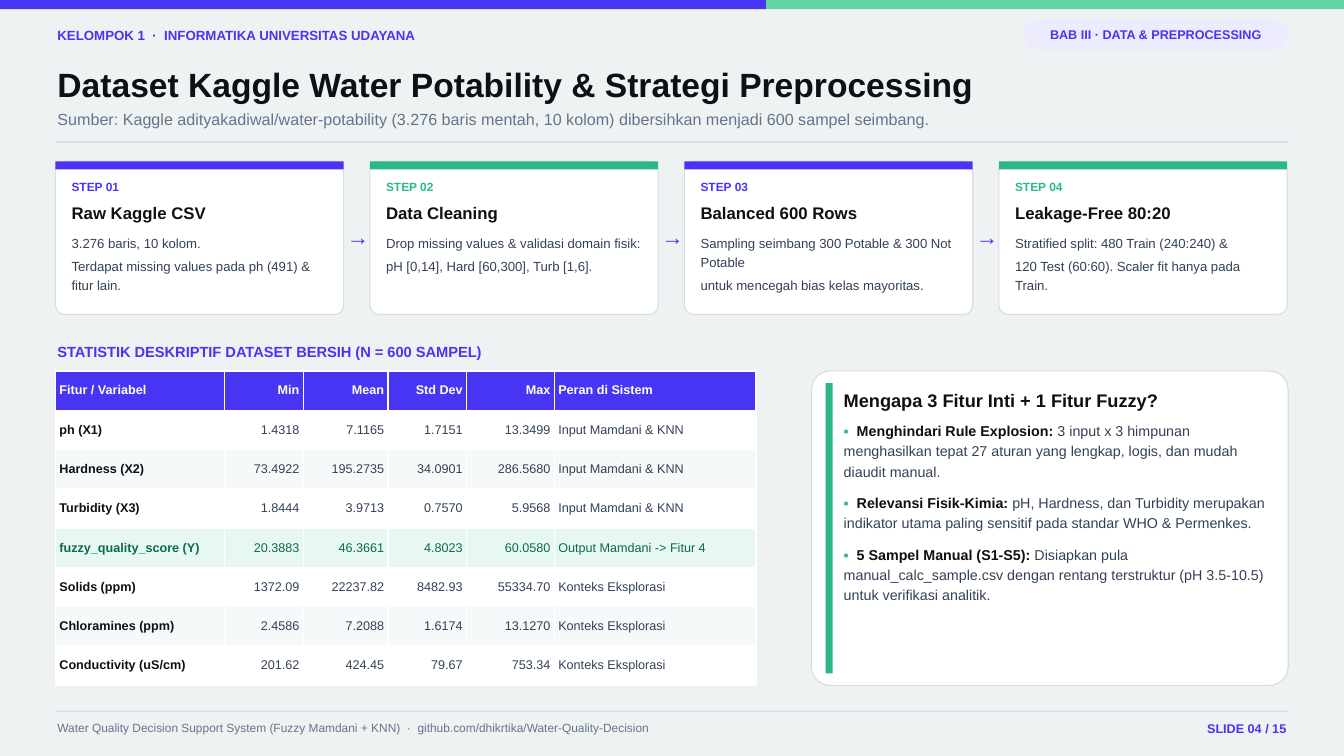
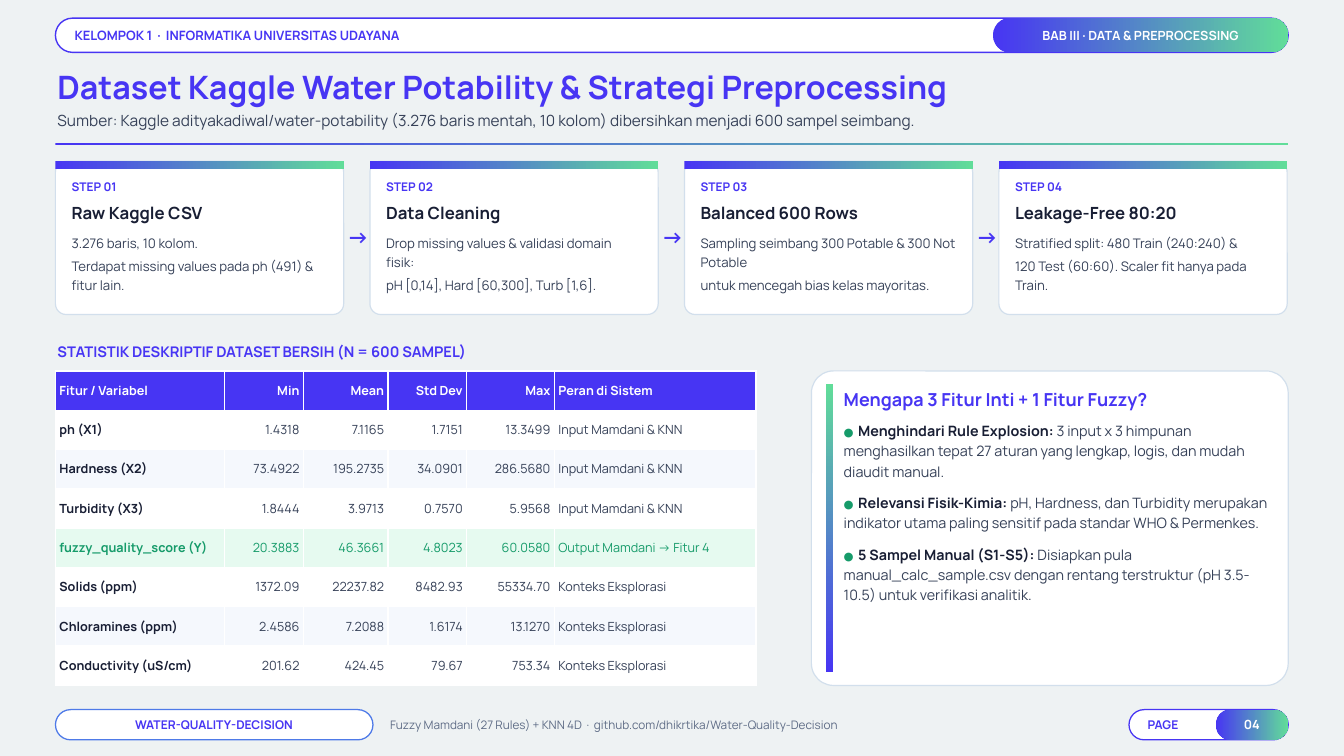
Before and after one commit to Niel-1/Water-Quality-Decision, a slide deck: slide 4 of docs/Presentasi_Final_Project_TLF_Kelompok_1.pptx. Drawn at 1344x756 pixels with LibreOffice and Linux fonts; fonts in the diff are those of the drawing; background and template pictures are left out. Boxes give left, top, right and bottom in pixels: in the first picture for what was removed or moved away, otherwise in the second. Text is boxed around its words. In the diff, an @@ line names an element or a change of style, - is before the commit and + after.

```diff
--- a/docs/Presentasi_Final_Project_TLF_Kelompok_1.pptx
+++ b/docs/Presentasi_Final_Project_TLF_Kelompok_1.pptx
@@ rectangle removed at bbox=[0, 0, 766, 9] @@
@@ rounded rectangle "KELOMPOK 1 · INFORMATIKA UNIVERSITAS ...": place and size @@
-rounded rectangle "KELOMPOK 1 · INFORMATIKA UNIVERSITAS ..." at bbox=[57, 30, 415, 40]
+rounded rectangle "KELOMPOK 1 · INFORMATIKA UNIVERSITAS ..." at bbox=[55, 18, 1289, 52]
@@ rounded rectangle "KELOMPOK 1 · INFORMATIKA UNIVERSITAS ..." at bbox=[55, 18, 1289, 52]: size 9.5 to 9.2 pt, font Arial to Manrope; line spacing 1.18 to 1; vertical alignment top to middle; fill none to #FFFFFF; outline none to #4735F3 1 pt @@
@@ rectangle removed at bbox=[766, 0, 1344, 9] @@
@@ rounded rectangle "BAB III · DATA & ...": place and size @@
-rounded rectangle "BAB III · DATA & ..." at bbox=[1023, 19, 1289, 49]
+rounded rectangle "BAB III · DATA & ..." at bbox=[993, 18, 1289, 52]
@@ rounded rectangle "BAB III · DATA & ..." at bbox=[993, 18, 1289, 52]: font Arial to Manrope, text colour #4735F3 to #FFFFFF; fill #EDEBFE to gradient #4735F3 to #61DD99 @@
@@ text "Dataset Kaggle Water Potability & ..." at bbox=[57, 75, 948, 107]: size 24 to 23 pt, font Arial to Manrope, text colour #0F1015 to #4735F3 @@
@@ text "Sumber: Kaggle adityakadiwal/water-potability (3.276 baris ..." at bbox=[57, 113, 915, 130]: size 11.5 to 11 pt, font Arial to Manrope, text colour #64748B to #364158 @@
@@ rectangle at bbox=[55, 143, 1289, 145]: fill #D3DFE5 to gradient #4735F3 to #61DD99 @@
@@ rectangle at bbox=[55, 161, 344, 169]: fill #4735F3 to gradient #4735F3 to #61DD99 @@
@@ text "STEP 02" at bbox=[386, 182, 433, 191]: font Arial to Manrope, text colour #2BB885 to #4735F3 @@
@@ rectangle at bbox=[685, 161, 973, 169]: fill #4735F3 to gradient #4735F3 to #61DD99 @@
@@ text "STEP 04" at bbox=[1015, 182, 1062, 191]: font Arial to Manrope, text colour #2BB885 to #4735F3 @@
@@ font Arial to Manrope, text colour #0F1015 to #181E34 in 4 elements at bbox=[72, 206, 202, 224], bbox=[386, 206, 501, 224], bbox=[701, 206, 858, 220], bbox=[1015, 206, 1177, 224] @@
@@ font Arial to Manrope in 6 elements at bbox=[72, 182, 117, 191], bbox=[701, 182, 748, 191], bbox=[57, 344, 466, 360], bbox=[345, 217, 370, 252], bbox=[659, 217, 685, 252], bbox=[974, 217, 999, 252] @@
@@ font Arial to Manrope, text colour #334155 to #364158 in 4 elements at bbox=[72, 238, 302, 290], bbox=[386, 238, 612, 293], bbox=[701, 238, 955, 294], bbox=[1015, 237, 1246, 290] @@
@@ table at bbox=[55, 371, 756, 686] @@
@@ fill #F6F9FA to #F5F8FD in 12 cells @@
@@ fill #E6F8F0 to #E6FAF0 in row 5 @@
@@ font Arial to Manrope @@
@@ text colour #0F1015 to #181E34 in "ph (X1)", "Hardness (X2)", "Turbidity (X3)", "Solids (ppm)" and 2 more places @@
@@ text colour #334155 to #364158 in "1.4318", "7.1165", "1.7151", "13.3499" and 26 more places @@
@@ text colour #0F6A49 to #169B6A in "fuzzy_quality_score (Y)", "20.3883", "46.3661", "4.8023" and 2 more places @@
@@ outline #D3DFE5 0.8 pt to #D2DFEC 0.85 pt; proportions changed in 5 elements at bbox=[55, 161, 344, 315], bbox=[370, 161, 658, 315], bbox=[685, 161, 973, 315], bbox=[999, 161, 1288, 315], bbox=[812, 371, 1289, 686] @@
@@ fill #2BB885 to gradient #4735F3 to #61DD99 in 3 elements at bbox=[370, 161, 658, 169], bbox=[999, 161, 1288, 169], bbox=[826, 384, 833, 673] @@
@@ text "Mengapa 3 Fitur Inti + ..." at bbox=[844, 393, 1148, 411]: size 13 to 12.8 pt, font Arial to Manrope, text colour #0F1015 to #4735F3 @@
@@ text at bbox=[844, 425, 1267, 602]: text changed; font Arial to Manrope; text colour #334155 to #364158 @@
-▪ Menghindari Rule Explosion: 3 input x 3 himpunan menghasilkan tepat 27 aturan yang lengkap, logis, dan mudah diaudit manual.
-▪ Relevansi Fisik-Kimia: pH, Hardness, dan Turbidity merupakan indikator utama paling sensitif pada standar WHO & Permenkes.
-▪ 5 Sampel Manual (S1-S5): Disiapkan pula manual_calc_sample.csv dengan rentang terstruktur (pH 3.5-10.5) untuk verifikasi analitik.
+● Menghindari Rule Explosion: 3 input x 3 himpunan menghasilkan tepat 27 aturan yang lengkap, logis, dan mudah diaudit manual.
+● Relevansi Fisik-Kimia: pH, Hardness, dan Turbidity merupakan indikator utama paling sensitif pada standar WHO & Permenkes.
+● 5 Sampel Manual (S1-S5): Disiapkan pula manual_calc_sample.csv dengan rentang terstruktur (pH 3.5-10.5) untuk verifikasi analitik.
@@ rectangle removed at bbox=[55, 711, 1289, 712] @@
@@ rounded rectangle added at bbox=[55, 710, 373, 740], fill #FFFFFF, outline #4E7AE8 0.9 pt, 8.6 pt, text #4735F3, bold @@
+WATER-QUALITY-DECISION
@@ text at bbox=[390, 719, 838, 732]: text changed; size 8.5 to 8.4 pt; font Arial to Manrope; text colour #64748B to #5E6C86 @@
-Water Quality Decision Support System (Fuzzy Mamdani + KNN) · github.com/dhikrtika/Water-Quality-Decision
+Fuzzy Mamdani (27 Rules) + KNN 4D · github.com/dhikrtika/Water-Quality-Decision
@@ rounded rectangle added at bbox=[1129, 710, 1289, 740], fill #FFFFFF, outline #4735F3 0.9 pt, 8.6 pt, text #4735F3, bold @@
+PAGE
@@ rounded rectangle "04": place and size @@
-rounded rectangle "04" at bbox=[1207, 724, 1286, 733]
+rounded rectangle "04" at bbox=[1216, 710, 1289, 740]
@@ rounded rectangle "04" at bbox=[1216, 710, 1289, 740]: vertical alignment top to middle; fill none to gradient #4735F3 to #61DD99 @@
@@ text in rounded rectangle at bbox=[1244, 720, 1260, 729]: text changed; font Arial to Manrope; text colour #4735F3 to #FFFFFF @@
-SLIDE 04 / 15
+04
```
Also in this commit, not shown: 14 other slides changed, 2 other files.
